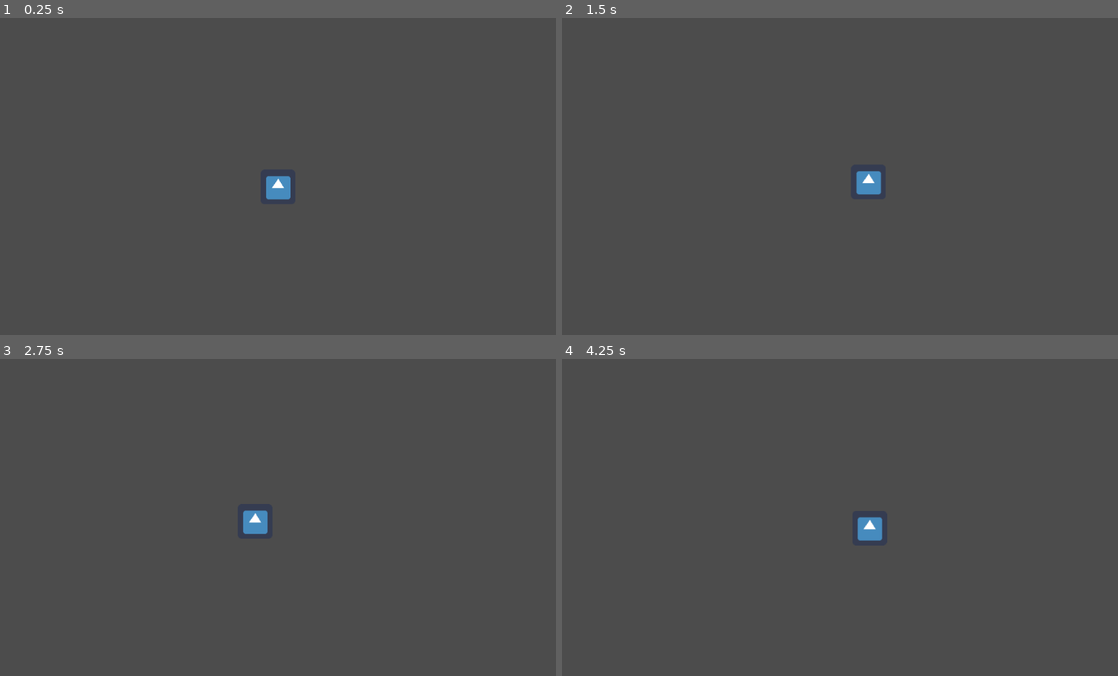
Above: before the commit, frames 1-4 (two rows, left to right).
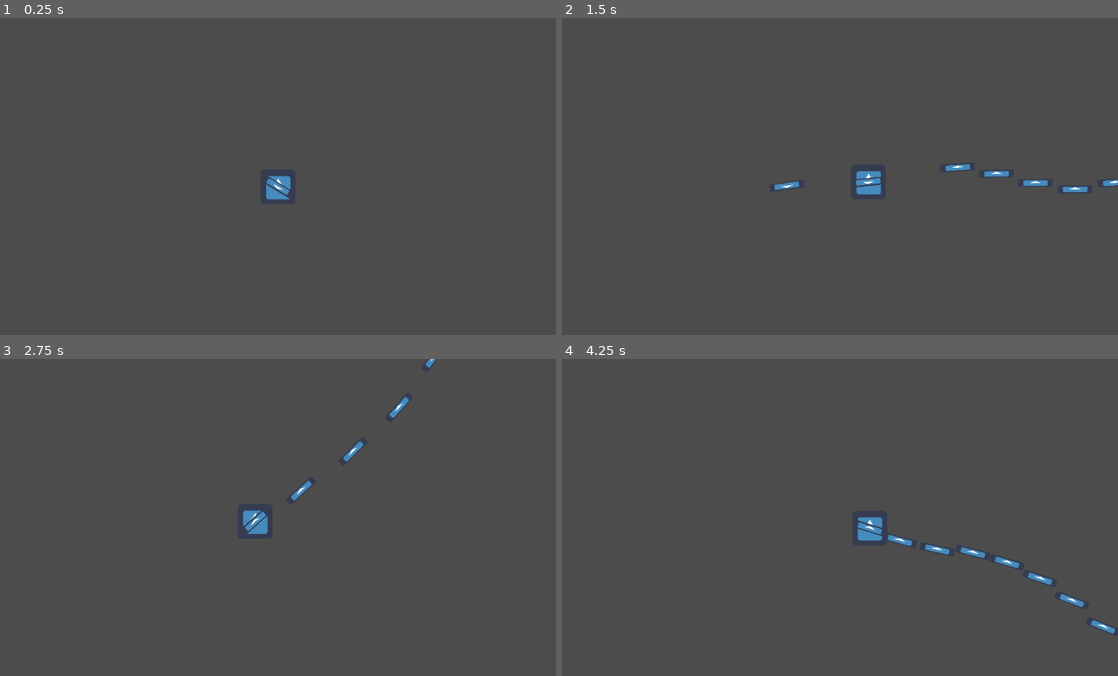
Above: after the commit, the same moments.

Repository: KawanWeege/patogonia_project
Game: Godot game, scene res://cena_principal.tscn
Same seed, same stepped clock (60 frames per second), same inputs: the game is played once before the commit and once after it. The project has no main scene, so this scene is started directly. The engine's default icon, where the game draws it, is replaced by a stand-in: a white triangle on a blue panel in a dark square.
Inputs (mouse positions are in pixels of both pictures, inside the frame that each line leads up to):
- Up to frame 1 (0.25 s): no input
- Up to frame 2 (1.5 s): move the mouse to (962, 163) at 0.52 s; press the mouse at (962, 163) at 0.53 s; hold D (andar_para_direita) from 0.53 s (still down); tap Space (pular) at 0.77 s; move the mouse to (728, 195) at 1.27 s; release the mouse at (728, 195) at 1.28 s; click (728, 195) at 1.35 s
- Up to frame 3 (2.75 s): tap Space (pular) at 1.52 s; move the mouse to (333, 450) at 2.02 s; release D (andar_para_direita) at 2.03 s; press the mouse at (333, 450) at 2.03 s; hold A (andar_para_esquerda) from 2.03 s (still down)
- Up to frame 4 (4.25 s): move the mouse to (812, 587) at 2.77 s; release A (andar_para_esquerda) at 2.78 s; release the mouse at (812, 587) at 2.78 s; hold D (andar_para_direita) from 2.78 s (still down); click (812, 587) at 2.85 s; tap Space (pular) at 3.02, 3.77 s; move the mouse to (1006, 571) at 3.52 s; press the mouse at (1006, 571) at 3.53 s

The runs differ from the first frame. In frame 1, less than 0.1% of the frame differs, in the area x 47-53%, y 49-58%; in frame 2, 0.5%; in frame 3, 0.4%; in frame 4, 0.6%, in the area x 53-100%, y 50-87%.

Commit message:
armas adicionadas

Diff:
--- /dev/null
+++ b/armas/gun.tscn
@@ -0,0 +1,22 @@
+[gd_scene load_steps=4 format=2]
+
+[ext_resource path="res://icon.png" type="Texture" id=1]
+[ext_resource path="res://scripts/arma.gd" type="Script" id=2]
+[ext_resource path="res://armas/tiro.tscn" type="PackedScene" id=3]
+
+[node name="Gun" type="Node2D"]
+script = ExtResource( 2 )
+tiro_cena = ExtResource( 3 )
+automatico = true
+
+[node name="Icon" type="Sprite" parent="."]
+scale = Vector2( 1, 0.231884 )
+texture = ExtResource( 1 )
+
+[node name="ShootPos" type="Position2D" parent="."]
+
+[node name="ShotDelay" type="Timer" parent="."]
+wait_time = 0.1
+one_shot = true
+
+[node name="Tiros" type="Node" parent="."]
--- /dev/null
+++ b/armas/tiro.tscn
@@ -0,0 +1,19 @@
+[gd_scene load_steps=4 format=2]
+
+[ext_resource path="res://icon.png" type="Texture" id=1]
+[ext_resource path="res://scripts/tiro.gd" type="Script" id=2]
+
+[sub_resource type="RectangleShape2D" id=1]
+extents = Vector2( 36.8492, 10 )
+
+[node name="Node2D" type="Area2D"]
+script = ExtResource( 2 )
+rapidez = 1000.0
+alcance = 1000.0
+
+[node name="CollisionShape2D" type="CollisionShape2D" parent="."]
+shape = SubResource( 1 )
+
+[node name="icon" type="Sprite" parent="."]
+scale = Vector2( 1, 0.229778 )
+texture = ExtResource( 1 )
--- a/cena_principal.tscn
+++ b/cena_principal.tscn
@@ -1,8 +1,8 @@
 [gd_scene load_steps=3 format=2]
 
-[ext_resource path="res://characters/player.tscn" type="PackedScene" id=1]
+[ext_resource path="res://personagens/player.tscn" type="PackedScene" id=1]
 
-[sub_resource type="RectangleShape2D" id=2]
+[sub_resource type="RectangleShape2D" id=1]
 extents = Vector2( 425.047, 10 )
 
 [node name="Game" type="Node2D"]
--- a/characters/player.tscn
+++ b/personagens/player.tscn
@@ -1,13 +1,15 @@
-[gd_scene load_steps=4 format=2]
+[gd_scene load_steps=5 format=2]
 
 [ext_resource path="res://icon.png" type="Texture" id=1]
-[ext_resource path="res://scripts/player.gd" type="Script" id=2]
+[ext_resource path="res://scripts/jogador.gd" type="Script" id=2]
+[ext_resource path="res://armas/gun.tscn" type="PackedScene" id=3]
 
 [sub_resource type="RectangleShape2D" id=1]
 extents = Vector2( 40.0024, 39.4523 )
 
 [node name="Player" type="KinematicBody2D"]
 script = ExtResource( 2 )
+arma = ExtResource( 3 )
 velocidade_maxima = 300.0
 aceleracao = 5.0
 gravidade = 9.6
@@ -16,9 +18,11 @@
 [node name="CollisionShape2D" type="CollisionShape2D" parent="."]
 shape = SubResource( 1 )
 
-[node name="icon" type="Sprite" parent="."]
+[node name="Icon" type="Sprite" parent="."]
 texture = ExtResource( 1 )
 
 [node name="Camera2D" type="Camera2D" parent="."]
 current = true
 smoothing_enabled = true
+
+[node name="GunPos" type="Position2D" parent="."]
--- a/project.godot
+++ b/project.godot
@@ -8,9 +8,14 @@
 
 config_version=4
 
-_global_script_classes=[  ]
+_global_script_classes=[ {
+"base": "Area2D",
+"class": "Tiro",
+"language": "GDScript",
+"path": "res://scripts/tiro.gd"
+} ]
 _global_script_class_icons={
-
+"Tiro": ""
 }
 
 [application]
@@ -35,6 +40,11 @@
 "events": [ Object(InputEventKey,"resource_local_to_scene":false,"resource_name":"","device":0,"alt":false,"shift":false,"control":false,"meta":false,"command":false,"pressed":false,"scancode":32,"unicode":0,"echo":false,"script":null)
  ]
 }
+atirar={
+"deadzone": 0.5,
+"events": [ Object(InputEventMouseButton,"resource_local_to_scene":false,"resource_name":"","device":0,"alt":false,"shift":false,"control":false,"meta":false,"command":false,"button_mask":0,"position":Vector2( 0, 0 ),"global_position":Vector2( 0, 0 ),"factor":1.0,"button_index":1,"pressed":false,"doubleclick":false,"script":null)
+ ]
+}
 
 [rendering]
 
--- /dev/null
+++ b/scripts/arma.gd
@@ -0,0 +1,28 @@
+extends Node2D
+
+export(PackedScene) var tiro_cena: PackedScene
+export(bool) var automatico: bool
+
+onready var posicao_tiro: Position2D = $ShootPos
+onready var timer_tiro: Timer = $ShotDelay
+onready var conteiner_tiro: Node = $Tiros
+
+
+func _physics_process(_delta: float):
+	look_at(get_global_mouse_position())
+
+	if automatico && Input.is_action_pressed("atirar") || !automatico && Input.is_action_just_pressed("atirar"):
+		atirar()
+
+
+func atirar() -> void:
+	if !timer_tiro.is_stopped():
+		return
+
+	timer_tiro.start()
+
+	var tiro: Tiro = tiro_cena.instance()
+	conteiner_tiro.add_child(tiro)
+	tiro.translate(posicao_tiro.global_position)
+	tiro.rotate(posicao_tiro.global_rotation)
+	tiro.velocidade = Vector2(tiro.rapidez, 0).rotated(posicao_tiro.global_rotation)
--- a/scripts/player.gd
+++ b/scripts/jogador.gd
@@ -1,11 +1,16 @@
 extends KinematicBody2D
 
+export(PackedScene) var arma: PackedScene
 export(float) var velocidade_maxima: float
 export(float) var aceleracao: float
 export(float) var gravidade: float
 export(float) var forca_de_pulo: float
 
 var _velocidade: Vector2
+
+func _ready():
+	$GunPos.add_child(arma.instance())
+
 
 func _physics_process(delta: float) -> void:
 	# Pegar os inputs do jogador
--- /dev/null
+++ b/scripts/tiro.gd
@@ -0,0 +1,17 @@
+extends Area2D
+class_name Tiro
+
+export(float) var dano: float
+export(float) var rapidez: float
+export(float) var alcance: float
+
+var velocidade: Vector2
+var _distancia_percorrida: float = 0
+
+func _physics_process(delta: float) -> void:
+	var deslocamento = velocidade * delta
+	position += velocidade * delta
+
+	_distancia_percorrida += deslocamento.length()
+	if _distancia_percorrida > alcance:
+		queue_free()
Not shown: 1 places in cena_principal.tscn that only renumber resources
